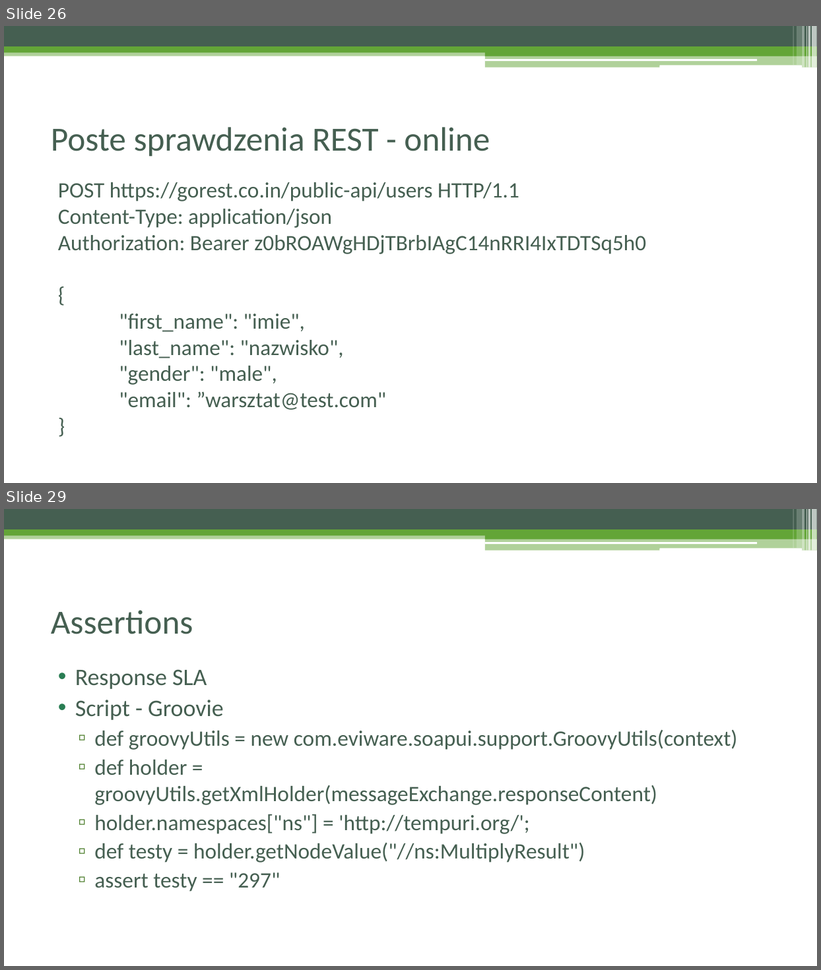
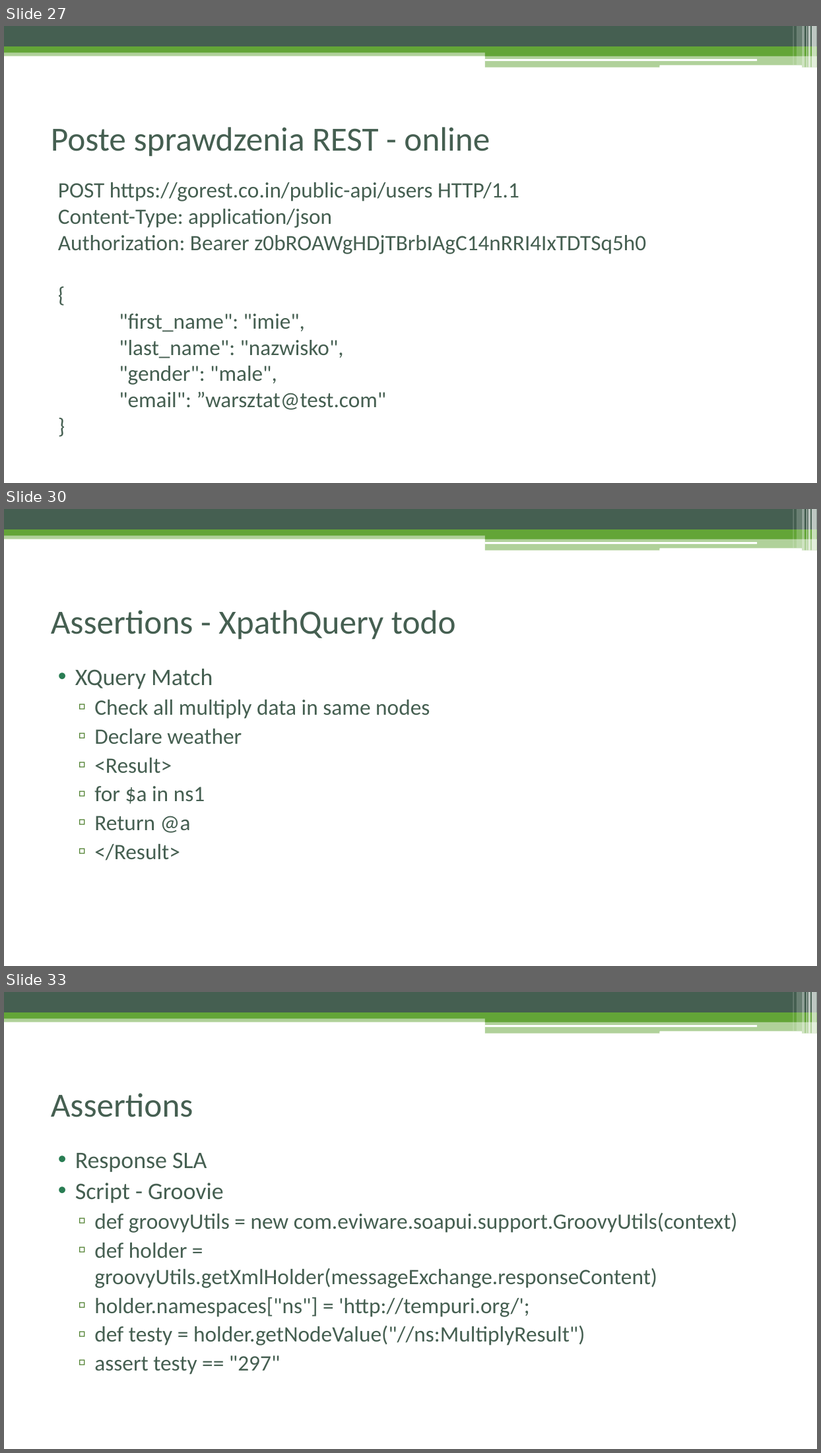
Before and after one commit to czyzyk29/SoapUI_Workshop, a slide deck: Warsztat_soapUI.pptx. Shown one above the other, each under a label of ours: slides 26 and 29 before the commit, slides 27, 30 and 33 after it; the slides between them are not shown. The pictures are 821x970 and 821x1453 pixels, drawn with LibreOffice and Linux fonts; fonts in the diff are those of the drawing. Boxes give left, top, right and bottom in pixels: in the first picture for what was removed or moved away, otherwise in the second. Text is boxed around its words. In the diff, an @@ line names an element or a change of style, - is before the commit and + after.

```diff
--- a/Warsztat_soapUI.pptx
+++ b/Warsztat_soapUI.pptx
@@ slide 30 added at bbox=[4, 509, 817, 966], background #FFFFFF; not listed: 13 template elements that a slide beside it also shows @@
@@ title added at bbox=[51, 610, 456, 640], 40 pt, text #455F51 @@
+Assertions - XpathQuery todo
@@ text added at bbox=[75, 669, 430, 861], 26 pt, text #455F51 @@
+• XQuery Match
+  ▫ Check all multiply data in same nodes
+  ▫ Declare weather
+  ▫ <Result>
+  ▫ for $a in ns1
+  ▫ Return @a
+  ▫ </Result>
@@ what was slide 26 is now slide 27 @@
@@ what was slide 29 is now slide 33 @@
```
Also in this commit, not shown: 13 slides changed, 7 other slides added, 4 other files.
